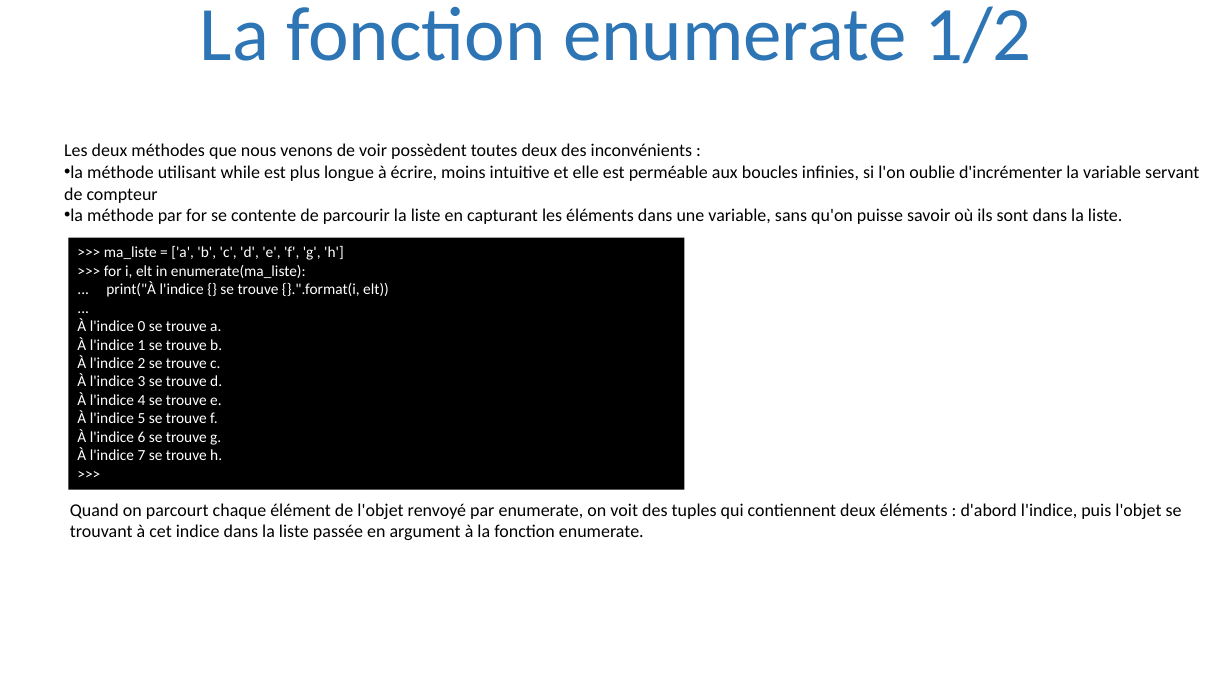
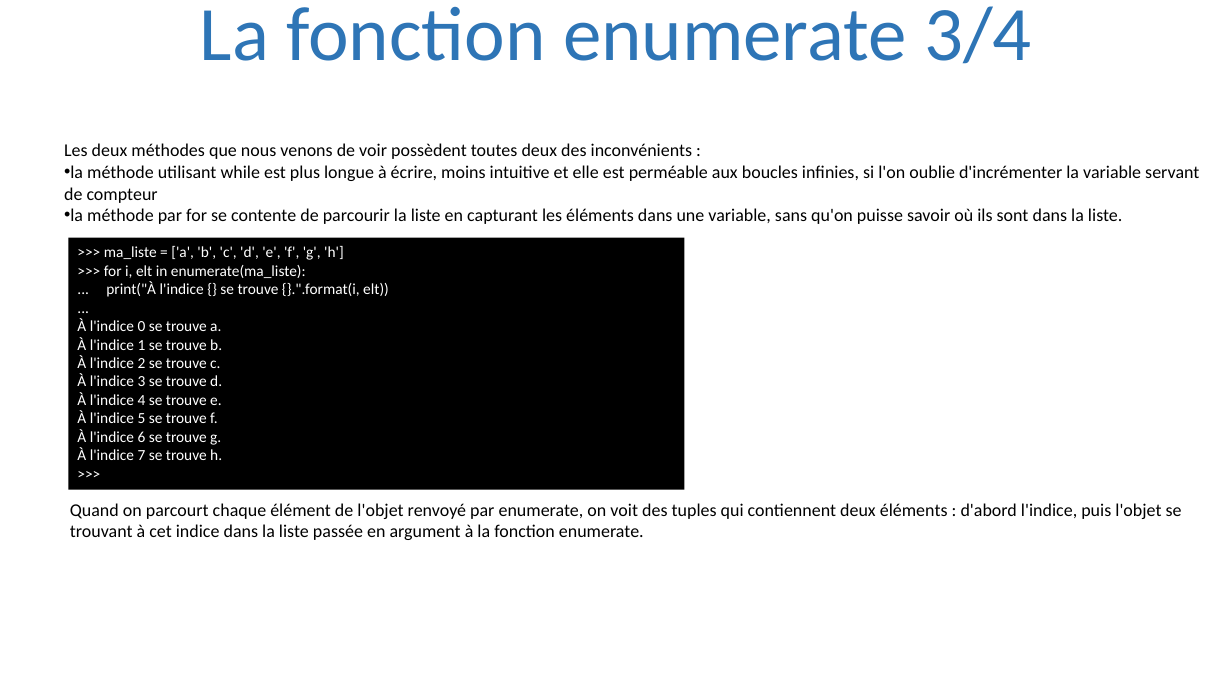
Before and after one commit to julienPalleau/PythonDoc, a slide deck: slide 73 of Python-resume.pptx (slide 66 before the commit). Drawn at 1232x693 pixels with LibreOffice and Linux fonts; fonts in the diff are those of the drawing. Boxes give left, top, right and bottom in pixels: in the first picture for what was removed or moved away, otherwise in the second. Text is boxed around its words. In the diff, an @@ line names an element or a change of style, - is before the commit and + after.

```diff
--- a/Python-resume.pptx
+++ b/Python-resume.pptx
@@ title at box(200, 6, 1032, 64): text changed @@
-La fonction enumerate 1/2
+La fonction enumerate 3/4
```
Also in this commit, not shown: 11 other slides changed, 13 slides added.
